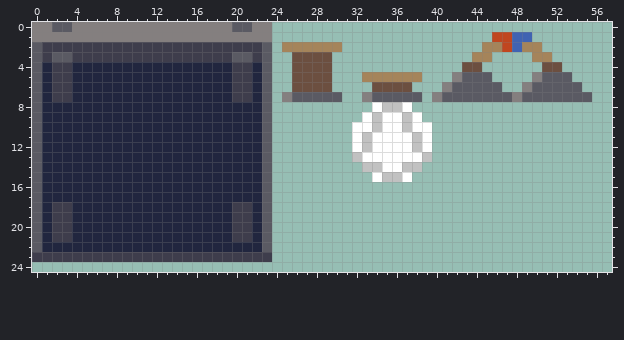
Pixel-art file, stored at assets/ase/entities.aseprite. Above is the file before it was changed.
80x80 pixels, 1 frame. Shown: x 0..57, y 0..24.
After the commit:
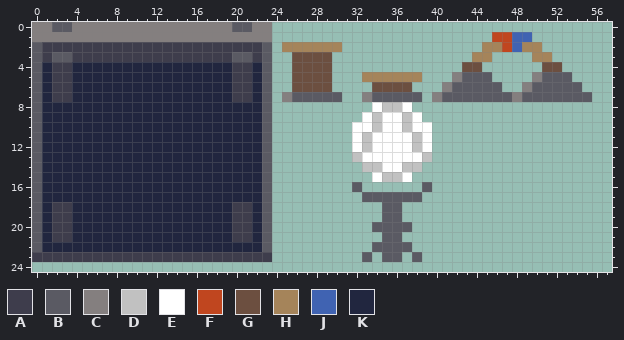
Palette (. is transparent): A #3e3d4c  B #5a5a63  C #847f7f  D #c1c1c1  E #ffffff  F #c0461f  G #6c4f40  H #a5845a  J #4063b2  K #21263f
Change:
@@ x 30..41 @@
 15 ....EDDE....
-16 ............
-17 ............
-18 ............
-19 ............
-20 ............
-21 ............
-22 ............
-23 ............
+16 ..B......B..
+17 ...BBBBBB...
+18 .....BB.....
+19 .....BB.....
+20 ....BBBB....
+21 .....BB.....
+22 ....BBBB....
+23 ...B.BB.B...
 24 ............
Changed places in both pictures, as pixel boxes (x1, y1, x2, y2):
added: (352, 182, 432, 262)
